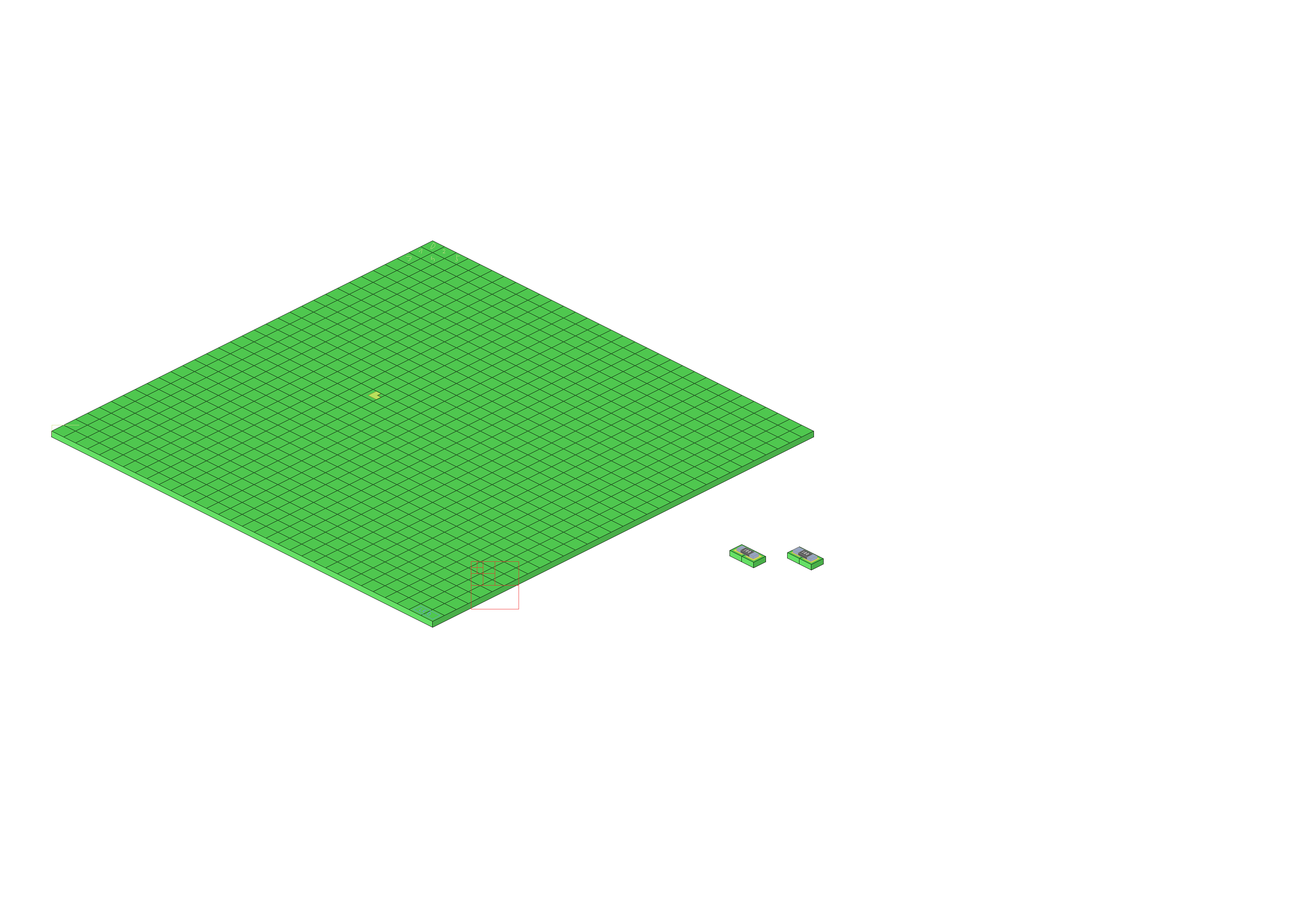
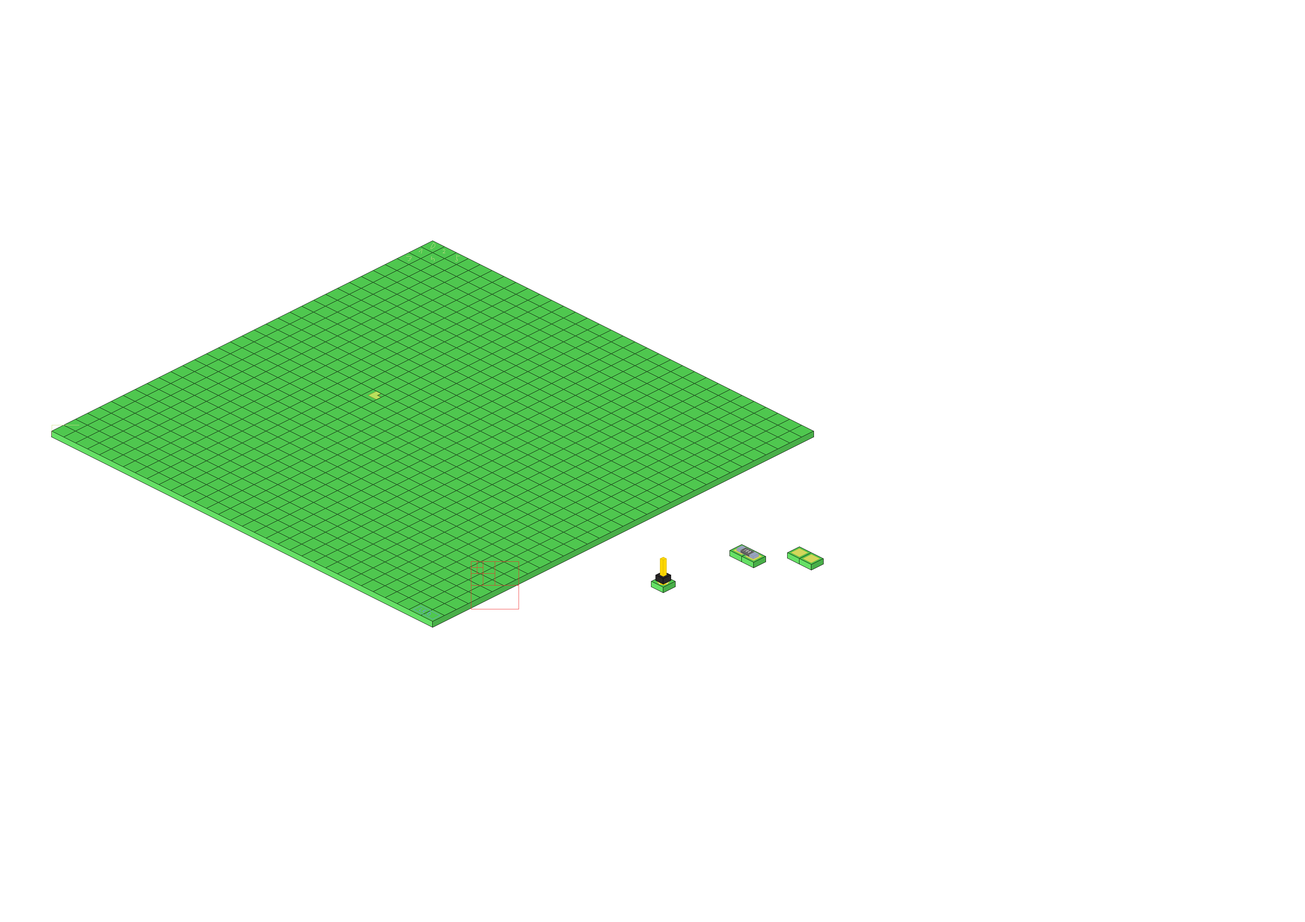
Layered file, before and after one edit (w=1305, h=922). Changes by layer:
added layer "goldpin black" above "Wklejona warstwa #1" over [655, 557, 671, 586]
added layer "Wklejona warstwa #1" above "padSMD" over [650, 575, 676, 594]
hid "smd resistor2" over [792, 547, 818, 562]
